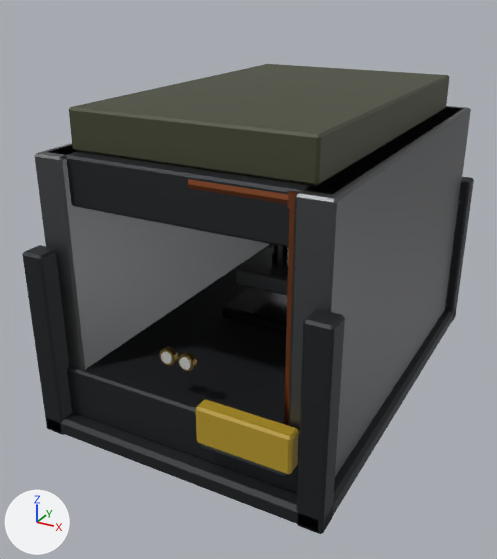
The glTF model assets/machines/press_mk1.glb, before and after one commit.
One viewpoint serves both versions: a 50 mm camera at (4.06, -8.39, 5.54) aimed at (-0.25, -0.55, 1.62). The axes (+X, +Y, +Z) are drawn at lower left. The lights are the same throughout. The picture after the commit comes second. Vertices at exactly the same position are counted once.

The older version as bpy lines, for what is in view:
```python
ob_press_mk1_castiron = bpy.data.objects.new('press_mk1_CastIron', me_press_mk1_castiron)
ob_press_mk1_castiron.location = (0.0, 0.0, 0.0)
ob_press_mk1_copper = bpy.data.objects.new('press_mk1_Copper', me_press_mk1_copper)
ob_press_mk1_copper.location = (0.0, 0.0, 0.0)
ob_press_mk1_hazardyellow = bpy.data.objects.new('press_mk1_HazardYellow', me_press_mk1_hazardyellow)
ob_press_mk1_hazardyellow.location = (0.0, 0.0, 0.0)
ob_press_mk1_oiledsteel = bpy.data.objects.new('press_mk1_OiledSteel', me_press_mk1_oiledsteel)
ob_press_mk1_oiledsteel.location = (0.0, 0.0, 0.0)
ob_press_mk1_olivedrab = bpy.data.objects.new('press_mk1_OliveDrab', me_press_mk1_olivedrab)
ob_press_mk1_olivedrab.location = (0.0, 0.0, 0.0)
ob_press_mk1_weldedsteel = bpy.data.objects.new('press_mk1_WeldedSteel', me_press_mk1_weldedsteel)
ob_press_mk1_weldedsteel.location = (0.0, 0.0, 0.0)
```
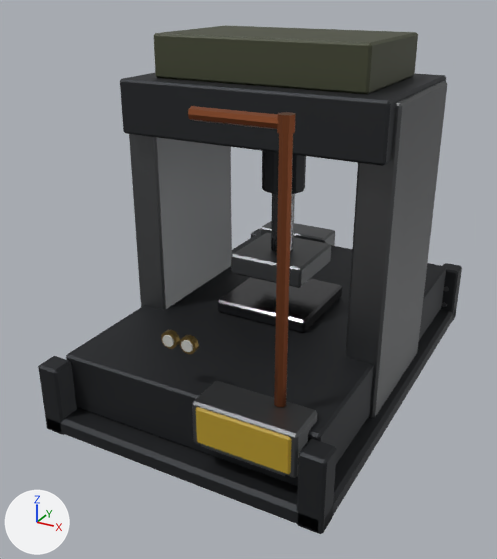
Changed parts and their boxes [x1, y1, x2, y2] in the pictures (497 x 559 px; the box of a moved part takes in the faces that stretch with it):
'press_mk1_CastIron', reshaped (6% narrower, 8% taller): before [22, 107, 474, 534]; after [38, 73, 462, 534]
'press_mk1_WeldedSteel', reshaped: before [35, 106, 471, 476]; after [129, 81, 449, 478]
'press_mk1_OliveDrab', reshaped (31% narrower, 43% shorter): before [69, 64, 450, 186]; after [154, 25, 418, 94]
'press_mk1_Copper', reshaped (22% taller): before [188, 179, 299, 426]; after [188, 106, 295, 407]
'press_mk1_OiledSteel', reshaped: before [222, 245, 288, 333]; after [218, 194, 342, 333]
part 1 of me_press_mk1_castiron, moved or reshaped: before [67, 244, 299, 493]; after [66, 232, 446, 486]
part 2 of me_press_mk1_castiron, moved or reshaped: before [49, 107, 463, 247]; after [120, 73, 446, 166]
part 3 of me_press_mk1_castiron, moved or reshaped (not visible before): after [262, 151, 306, 194]
part 4 of me_press_mk1_castiron, moved or reshaped: before [22, 245, 72, 434]; after [38, 356, 77, 434]
part 5 of me_press_mk1_castiron, moved or reshaped: before [297, 311, 345, 534]; after [297, 439, 337, 534]
part 6 of me_press_mk1_castiron, moved or reshaped: before [445, 177, 474, 323]; after [441, 263, 462, 323]
part 7 of me_press_mk1_copper, moved or reshaped: before [288, 190, 299, 210]; after [277, 112, 295, 134]
part 8 of me_press_mk1_copper, moved or reshaped: before [284, 209, 295, 426]; after [274, 133, 293, 407]
part 9 of me_press_mk1_copper, moved or reshaped: before [188, 179, 289, 204]; after [188, 106, 279, 129]
part 10 of me_press_mk1_oiledsteel, moved or reshaped: before [272, 245, 288, 267]; after [271, 194, 295, 252]
part 11 of me_press_mk1_oiledsteel, moved or reshaped: before [222, 287, 287, 333]; after [218, 277, 342, 333]
part 13 of me_press_mk1_weldedsteel, moved or reshaped (not visible afterwards): before [236, 247, 288, 295]
part 14 of me_press_mk1_weldedsteel, moved or reshaped: before [35, 106, 471, 476]; after [129, 81, 447, 478]

The change, as a diff of the scene's bpy script:
```diff
--- a/assets/machines/press_mk1.glb.py
+++ b/assets/machines/press_mk1.glb.py
@@ me_press_mk1_castiron @@
-me_press_mk1_castiron.from_pydata(...)  # 192 vertices, 352 faces; spans x -2.0..2.0, y -3.0..3.0, z 0.0..3.7
+me_press_mk1_castiron.from_pydata(...)  # 192 vertices, 352 faces; spans x -2.0..2.0, y -3.0..3.0, z 0.0..4.35
+# me_press_mk1_castiron part 1: the loose piece of 24 vertices spanning x -1.8..1.8, y -2.8..2.8, z 0.25..0.95 is scaled about its middle by (1, 0.964, 1.15), then moved by (0.0, 0.0, 0.06)
+# me_press_mk1_castiron part 2: the loose piece of 24 vertices spanning x -1.8..1.8, y -2.65..2.65, z 3.1..3.7 is scaled about its middle by (1, 0.449, 1.18), then moved by (0.0, 0.0, 0.6)
+# me_press_mk1_castiron part 3: the loose piece of 24 vertices spanning x -0.26..0.26, y -0.26..0.26, z 2.45..3.15 is scaled about its middle by (1.15, 1.15, 1.14), then moved by (0.0, 0.0, 0.45)
+# me_press_mk1_castiron part 4: all 12 vertices in x -2.0..-1.68, y -3.0..-2.68, z 2.52..2.55 are moved by (0.0, 0.0, -1.55)
+# me_press_mk1_castiron part 5: all 12 vertices in x 1.68..2.0, y -3.0..-2.68, z 2.52..2.55 are moved by (0.0, 0.0, -1.55)
+# me_press_mk1_castiron part 6: all 12 vertices in x 1.68..2.0, y 2.68..3.0, z 2.52..2.55 are moved by (0.0, 0.0, -1.55)
+# other edits to the shape of me_press_mk1_castiron do not show in these pictures
 me_press_mk1_castiron.materials.append(mat_castiron)
@@ me_press_mk1_copper @@
-me_press_mk1_copper.from_pydata(...)  # 46 vertices, 84 faces; spans x 0.2..1.49, y -2.69..-2.51, z 1.0..3.68
+me_press_mk1_copper.from_pydata(...)  # 46 vertices, 84 faces; spans x 0.2..1.34, y -2.64..-2.46, z 1.2..4.38
+# me_press_mk1_copper part 7: the loose piece of 16 vertices spanning x 1.31..1.49, y -2.69..-2.51, z 3.52..3.68 is moved by (-0.15, 0.05, 0.7)
+# me_press_mk1_copper part 8: all 8 vertices in x 1.33..1.47, y -2.67..-2.53, z 1.0 are moved by (-0.15, 0.05, 0.2)
+# me_press_mk1_copper part 9: all 8 vertices in x 0.2, y -2.67..-2.53, z 3.53..3.67 are moved by (0.0, 0.05, 0.7)
+# other edits to the shape of me_press_mk1_copper do not show in these pictures
 me_press_mk1_copper.materials.append(mat_copper)
@@ me_press_mk1_oiledsteel @@
-me_press_mk1_oiledsteel.from_pydata(...)  # 48 vertices, 88 faces; spans x -0.65..0.65, y -0.65..0.65, z 0.96..2.5
+me_press_mk1_oiledsteel.from_pydata(...)  # 48 vertices, 88 faces; spans x -0.7..0.7, y -0.7..0.7, z 1.06..2.9
+# me_press_mk1_oiledsteel part 10: the loose piece of 24 vertices spanning x -0.14..0.14, y -0.14..0.14, z 1.7..2.5 is scaled about its middle by (1.14, 1.14, 1.25), then moved by (0.0, 0.0, 0.3)
+# me_press_mk1_oiledsteel part 11: the loose piece of 24 vertices spanning x -0.65..0.65, y -0.65..0.65, z 0.96..1.14 is scaled about its middle by (1.08, 1.08, 1.14), then moved by (0.0, 0.0, 0.11)
 me_press_mk1_oiledsteel.materials.append(mat_oiledsteel)
@@ me_press_mk1_olivedrab @@
-me_press_mk1_olivedrab.from_pydata(...)  # 24 vertices, 44 faces; spans x -1.55..1.55, y -2.45..2.45, z 3.7..4.2
+me_press_mk1_olivedrab.from_pydata(...)  # 24 vertices, 44 faces; spans x -1.45..1.45, y -0.9..0.9, z 4.34..4.89
+# me_press_mk1_olivedrab part 12: 24 of 24 vertices moved; they spanned x -1.55..1.55, y -2.45..2.45, z 3.7..4.2 and now span x -1.45..1.45, y -0.9..0.9, z 4.34..4.89; mean shift (0.0, 0.0, 0.67)
 me_press_mk1_olivedrab.materials.append(mat_olivedrab)
@@ me_press_mk1_weldedsteel @@
-me_press_mk1_weldedsteel.from_pydata(...)  # 1008 vertices, 1700 faces; spans x -1.98..1.98, y -2.99..2.99, z 0.0..3.7
+me_press_mk1_weldedsteel.from_pydata(...)  # 1008 vertices, 1708 faces; spans x -1.98..1.98, y -2.99..2.99, z 0.0..4.3
+# me_press_mk1_weldedsteel part 13: the loose piece of 24 vertices spanning x -0.5..0.5, y -0.5..0.5, z 1.47..1.73 is scaled about its middle by (1.1, 0.137, 0.22), then moved by (-1.0, 2.91, -1.01)
+# me_press_mk1_weldedsteel part 14: 192 of 1008 vertices moved; they spanned x -1.86..1.88, y -2.75..2.99, z 0.0..3.7 and now span x -1.87..1.87, y -2.98..2.98, z 0.0..4.3; mean shift (-0.41, -0.01, 0.22); largest move (1.88, 2.71, 0.33) -> (-1.44, -1.0, 4.27)
+# other edits to the shape of me_press_mk1_weldedsteel do not show in these pictures
 me_press_mk1_weldedsteel.materials.append(mat_weldedsteel)
```
